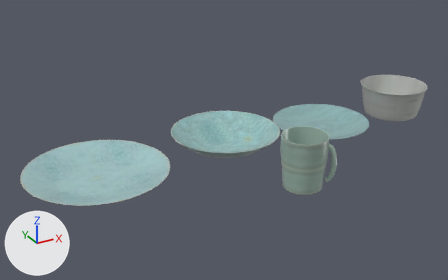
An edit to the glTF model public/modelos/GR5-04.glb, drawn before and after from the same camera.
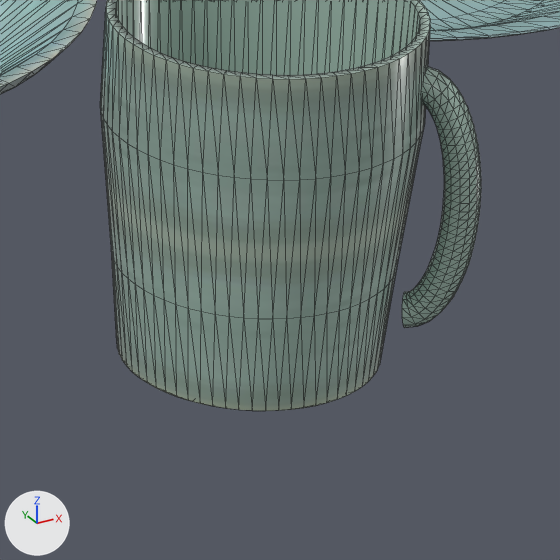
The first picture shows the older version from a 50 mm lens placed at (-0.618, -0.958, 0.531), pointed at (-0.075, 0.029, 0.037). The close-ups show the older and then the newer version on the part from 59% to 78% of the width and 48% to 77% of the height of that picture. Only the edits that show in the close-ups are written down. Arrows for +X, +Y and +Z are at lower left; the lights stay in place. The close-ups show mesh edges as thin lines. Where no turn or scale is listed for an object, it has been applied to the vertices. Vertices at exactly the same position are counted once.
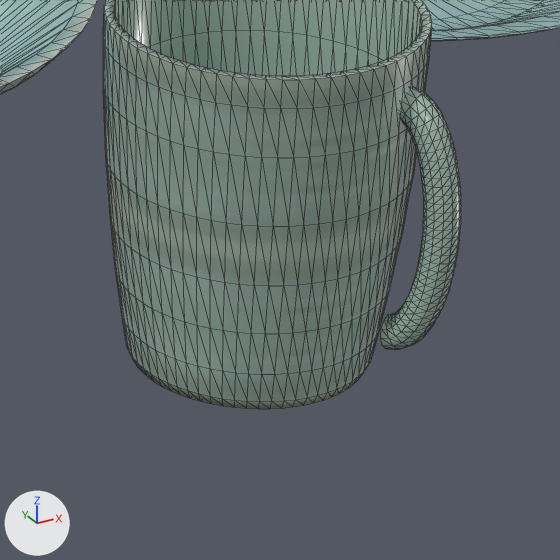
ob_node_13 is not drawn itself; it is the parent of ob_mesh_8, ob_mesh_9, ob_mesh_10.

Changed parts and their boxes [x1, y1, x2, y2] in the close-ups (560 x 560 px):
'Mesh_8', reshaped, turned: before [100, 13, 430, 411]; after [103, 12, 432, 409]
'Mesh_9', reshaped, turned: before [106, 0, 430, 79]; after [104, 0, 432, 80]
'Mesh_10', turned: before [402, 67, 481, 328]; after [381, 87, 461, 350]

Edits to the bpy script that builds the scene:
```text
Change me_mesh_8:
    used by ob_mesh_8; parent = ob_node_13; location = (0.0, 0.0, 0.0)
    remove me_mesh_8.from_pydata(...)  # 326 vertices, 576 faces; spans x -0.0425..0.0425, y -0.0425..0.0425, z 0.0..0.1
    add me_mesh_8.from_pydata(...)  # 586 vertices, 1088 faces; spans x -0.0425..0.0425, y -0.0425..0.0425, z 0.0..0.1
    me_mesh_8 part 1: 325 vertices removed from x -0.0425..0.0425, y -0.0425..0.0425, z 0.0..0.1; 585 vertices added at x -0.0425..0.0425, y -0.0425..0.0425, z 0.0..0.1
Change me_mesh_9:
    used by ob_mesh_9; parent = ob_node_13; location = (0.0, 0.0, 0.0)
    remove me_mesh_9.from_pydata(...)  # 261 vertices, 448 faces; spans x -0.0421..0.0421, y -0.0421..0.0421, z 0.011..0.1
    add me_mesh_9.from_pydata(...)  # 521 vertices, 960 faces; spans x -0.0425..0.0425, y -0.0425..0.0425, z 0.011..0.1
    me_mesh_9 part 2: 260 vertices removed from x -0.0421..0.0421, y -0.0421..0.0421, z 0.012..0.1; 520 vertices added at x -0.0425..0.0425, y -0.0425..0.0425, z 0.011..0.1
Change ob_node_13:
    ob_node_13.rotation_euler: (0.0, 0.0, -0.785) -> (0.0, 0.0, -1.121)  # degrees (0, 0, -45) -> degrees (0, 0, -64)
```
